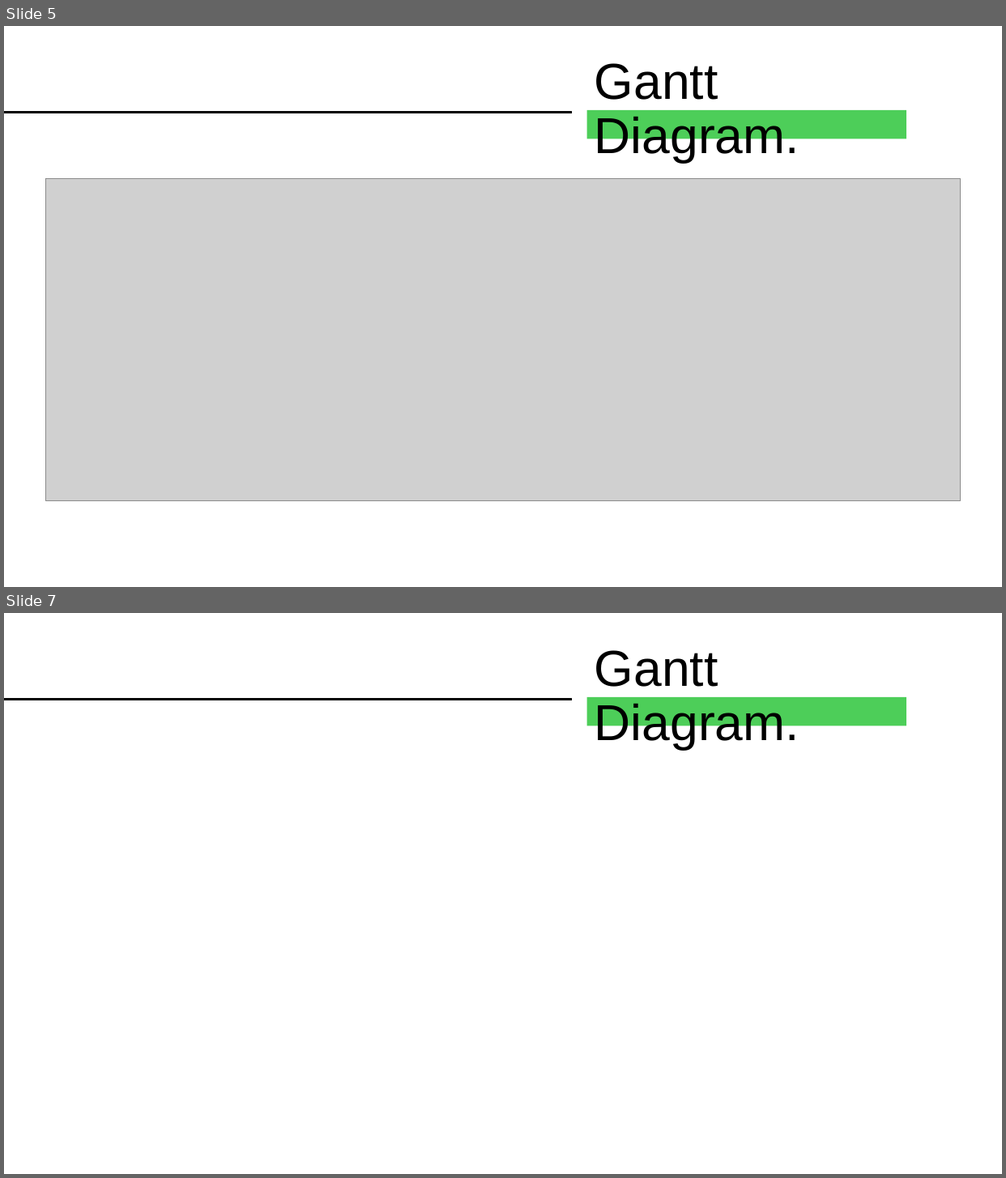
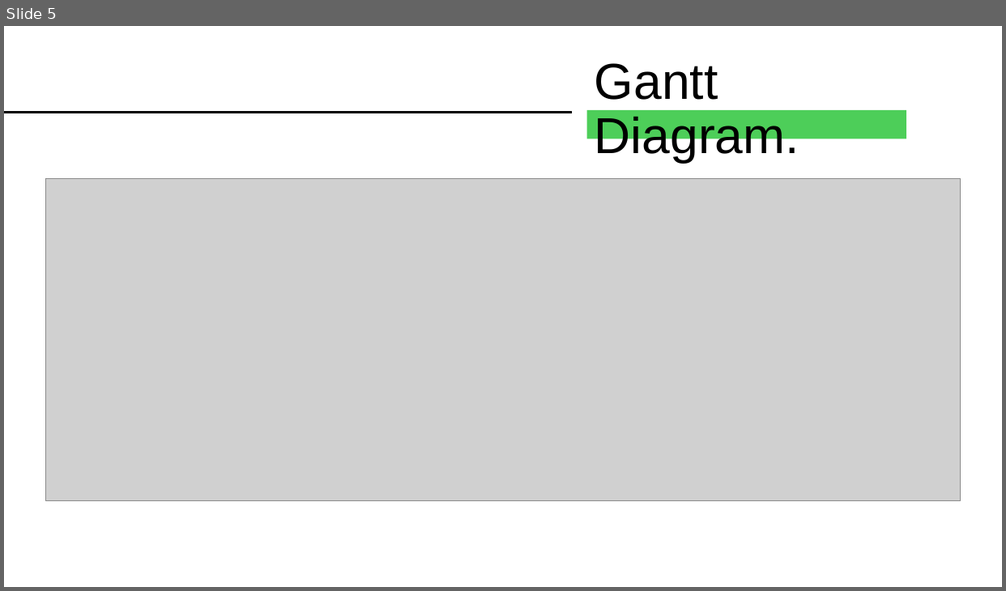
Before and after one commit to carladrim/carladrim.github.io, a slide deck: Sprint 1 - Testes/Testes 4.pptx. Shown one above the other, each under a label of ours: slides 5 and 7 before the commit, slide 5 after it; the slides between them are not shown. The pictures are 1006x1178 and 1006x591 pixels, drawn with LibreOffice and Linux fonts; fonts in the diff are those of the drawing; grey boxes stand for pictures. Boxes give left, top, right and bottom in pixels: in the first picture for what was removed or moved away, otherwise in the second. Text is boxed around its words. In the diff, an @@ line names an element or a change of style, - is before the commit and + after.

```diff
--- a/Sprint 1 - Testes/Testes 4.pptx
+++ b/Sprint 1 - Testes/Testes 4.pptx
@@ slide 7 removed at bbox=[4, 613, 1002, 1174], background #FFFFFF @@
@@ title removed at bbox=[594, 650, 799, 750] @@
-Gantt Diagram.
@@ line removed from (4, 699) to (572, 699) @@
@@ rectangle removed at bbox=[587, 697, 907, 726] @@
```
Also in this commit, not shown: 1 slide added, 1 other slide removed.
